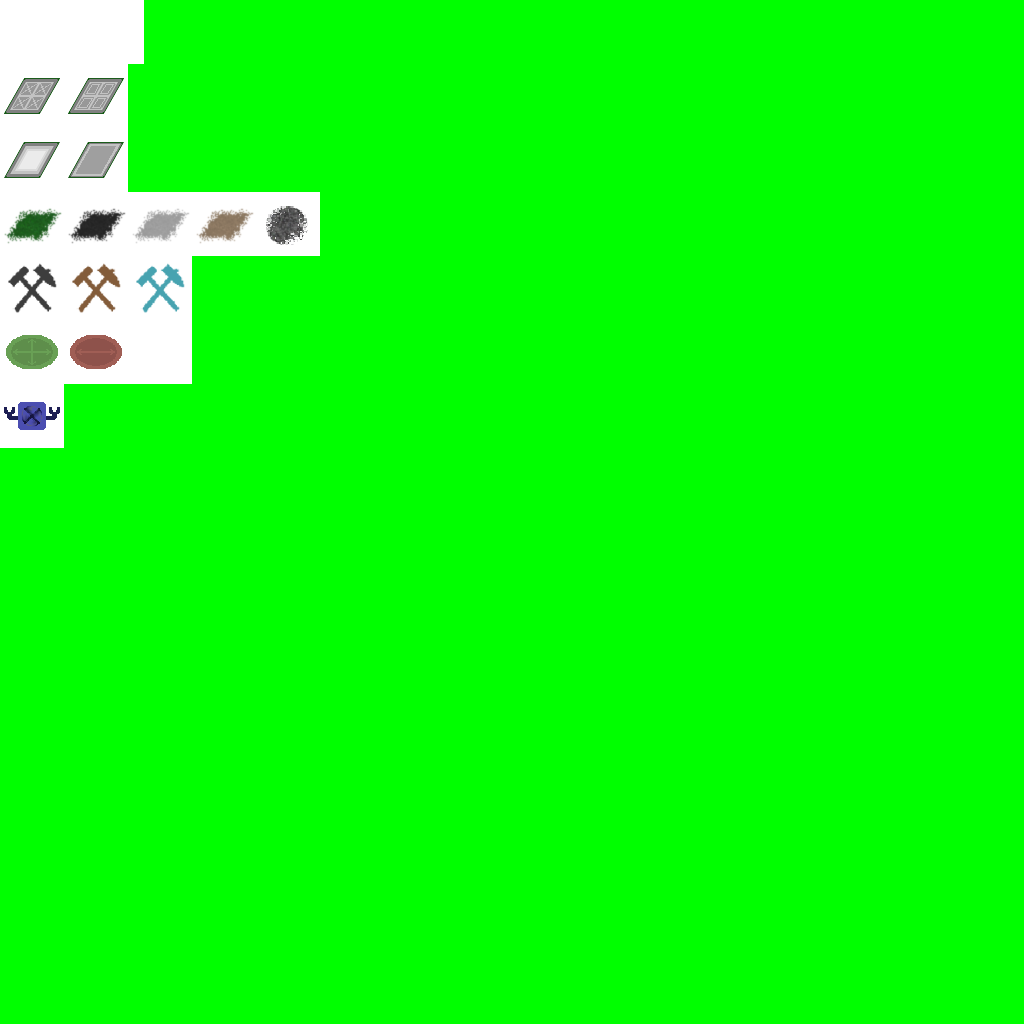
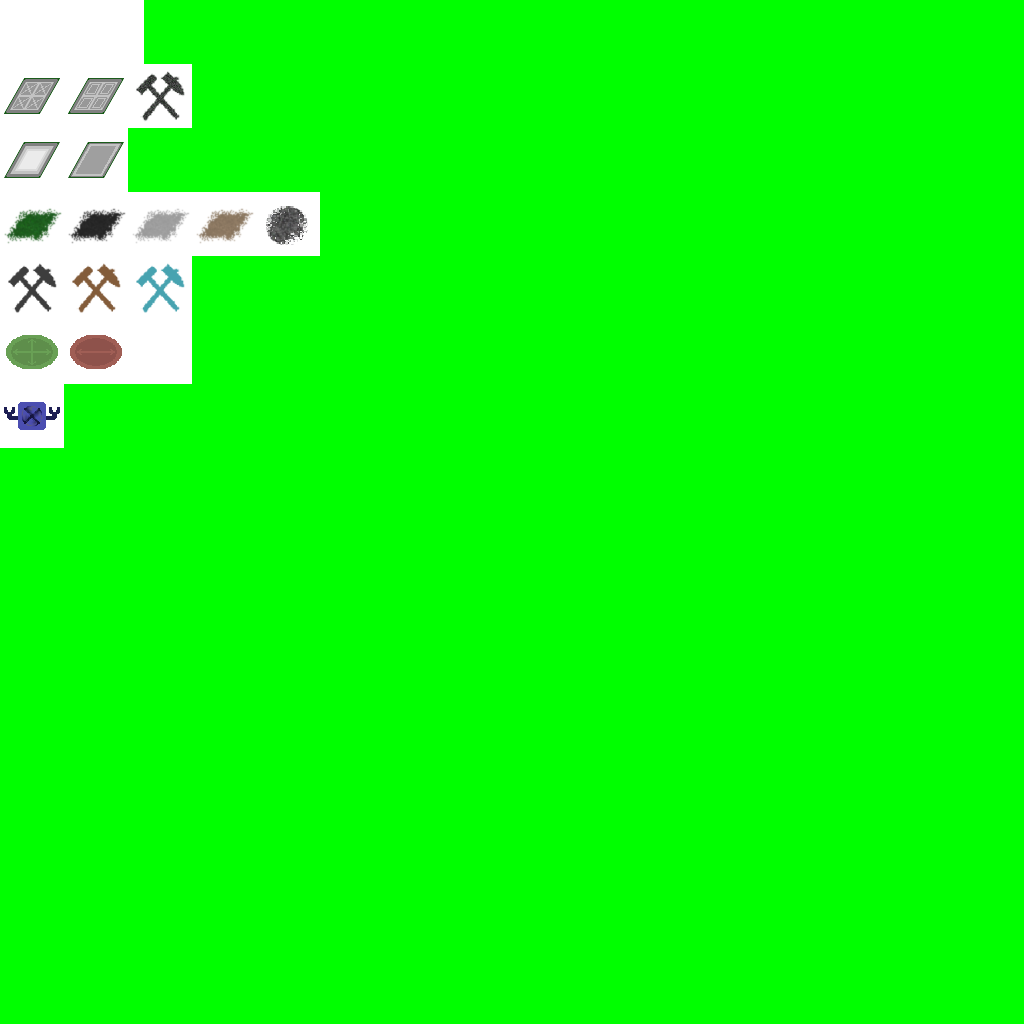
The second (1024, 1024) image is a revision of the first. Changes to its layers:
added layer "quick_mine" above "rocket_factory" over [135, 70, 185, 122]
painted on "bg" over [128, 64, 192, 128]
